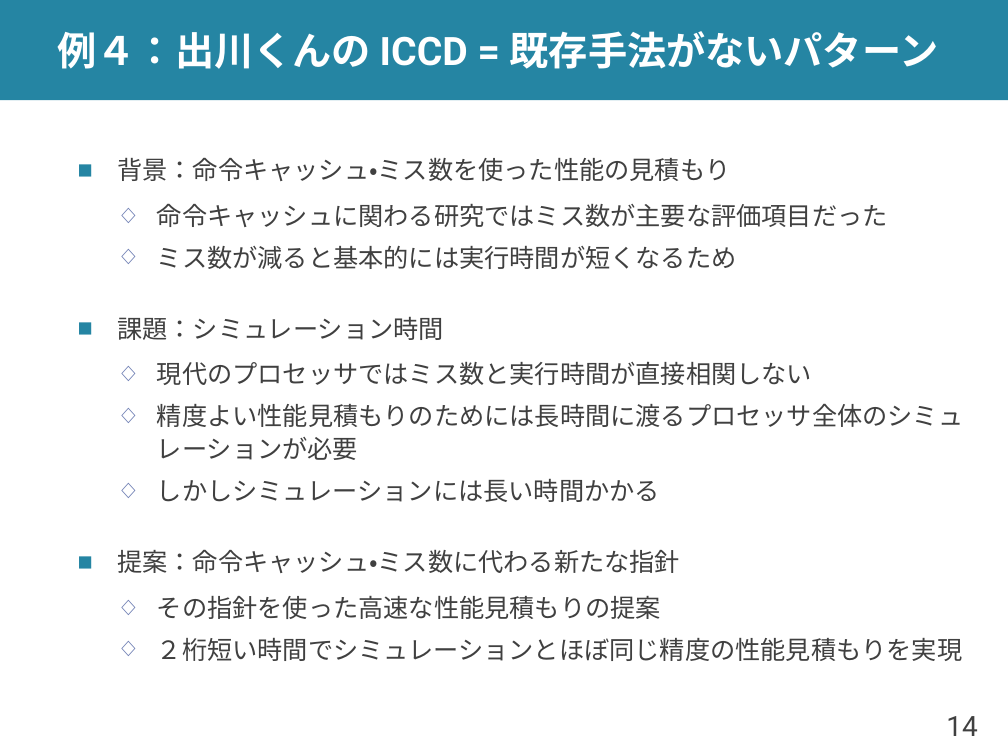
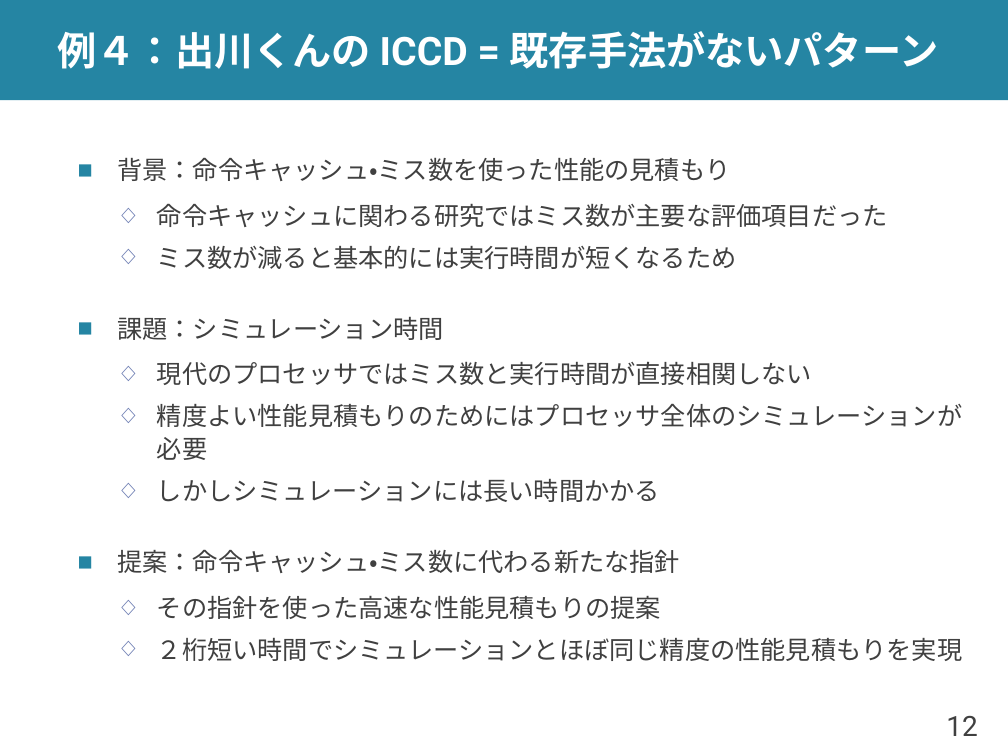
Before and after one commit to shioya-lab/how-to, a slide deck: slide 12 of plot.pptx (slide 14 before the commit). Drawn at 1008x756 pixels with LibreOffice and Linux fonts; fonts in the diff are those of the drawing. Boxes give left, top, right and bottom in pixels: in the first picture for what was removed or moved away, otherwise in the second. Text is boxed around its words. In the diff, an @@ line names an element or a change of style, - is before the commit and + after.

```diff
--- a/plot.pptx
+++ b/plot.pptx
@@ text at bbox=[157, 403, 962, 460]: text changed @@
-  ◇ 精度よい性能見積もりのためには長時間に渡るプロセッサ全体のシミュレーションが必要
+  ◇ 精度よい性能見積もりのためにはプロセッサ全体のシミュレーションが必要
@@ page number at bbox=[946, 716, 977, 736]: text changed @@
-14
+12
```
Also in this commit, not shown: 10 other slides changed, 3 slides added, 1 other file.
